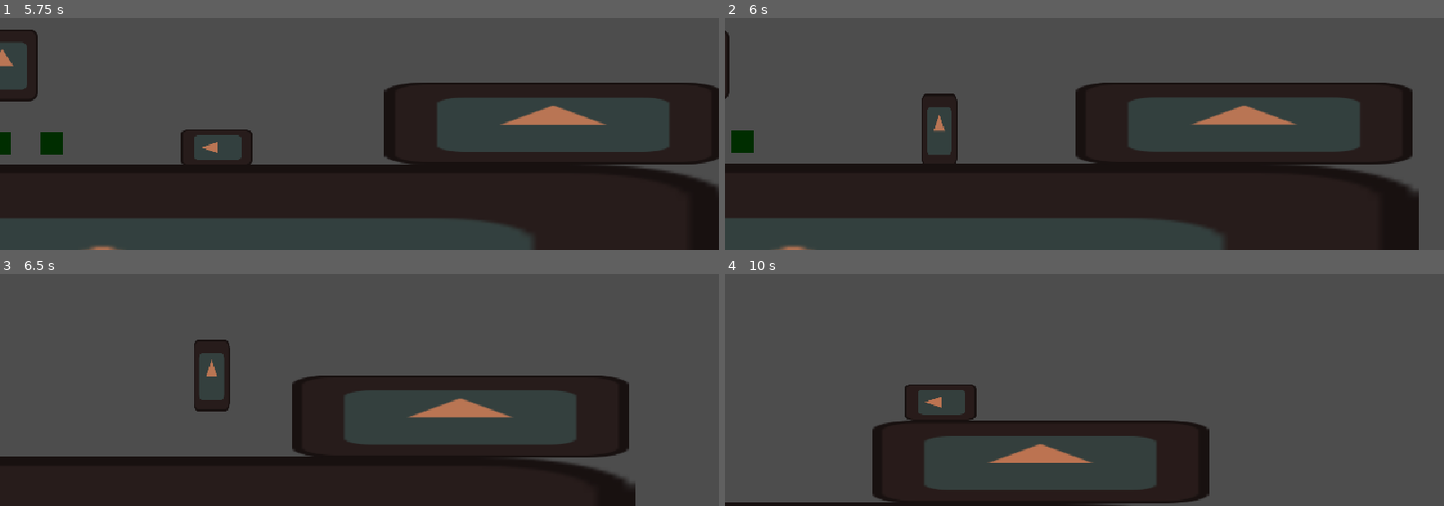
Above: before the commit, frames 1-4 (two rows, left to right).
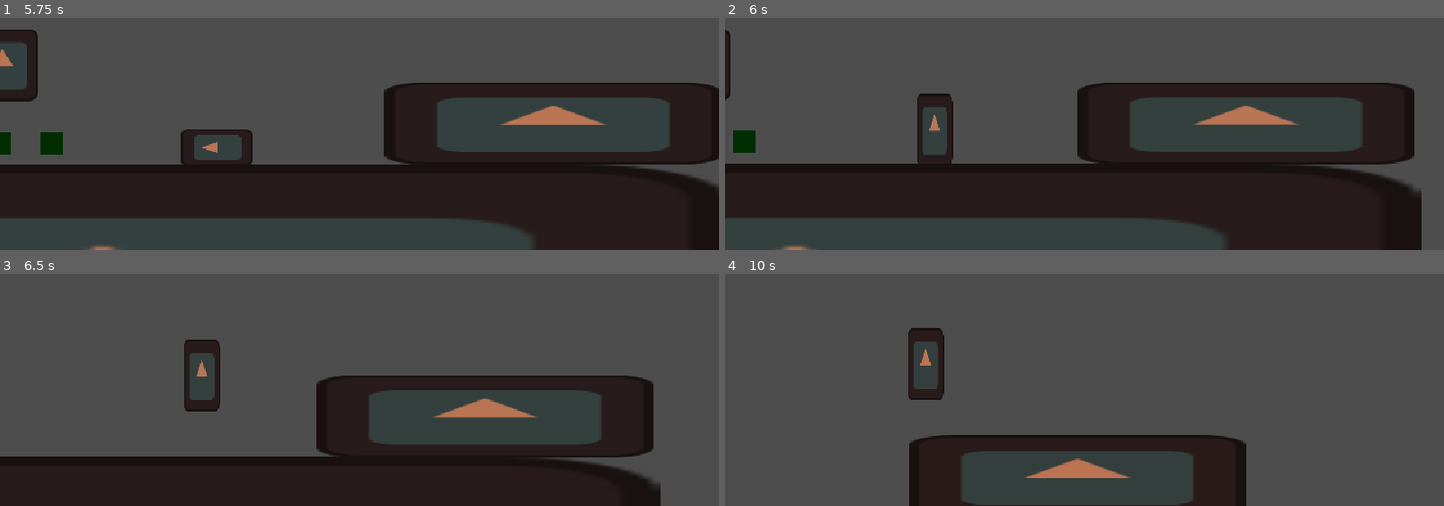
Above: after the commit, the same moments.

Repository: AlfredoCamarena/Protocolo-Ocaso
Game: Godot game, scene res://main/main.tscn
The game is run twice, just before and just after one commit, with the same random seed, the same clock (stepped at 60 frames per second) and the same inputs. The engine's default icon, where the game draws it, is replaced by a stand-in: a white triangle on a blue panel in a dark square.
Inputs:
- Up to frame 1 (5.75 s): tap Enter at 0.5 s; hold S (slide) 0.53-1.28 s; tap Space (jump) at 0.77, 1.52, 3.02, 3.77, 4.52 s; tap S (slide) at 1.35, 2.85, 4.35 s; hold S (slide) 2.03-2.78 s; hold S (slide) 3.53-4.28 s; hold S (slide) from 5.03 s (still down)
- Up to frame 2 (6 s): release S (slide) at 5.78 s; tap S (slide) at 5.85 s
- Up to frame 3 (6.5 s): tap Space (jump) at 6.02 s
- Up to frame 4 (10 s): hold S (slide) 6.53-7.28 s; tap Space (jump) at 6.77, 7.52, 8.75, 9.02, 9.77 s; tap S (slide) at 7.35, 8.85 s; hold S (slide) 8.03-8.78 s; hold S (slide) from 9.53 s (still down)

Frame 1 is identical in both runs. In frame 2, 1.3% of the frame differs, in the area x 0-97%, y 5-100%; in frame 3, 6.5%; in frame 4, 16%, in the area x 0-73%, y 23-100%.

Commit message:
hotfix: Perder vidas y velocidad al tocar un zombie

Diff:
--- a/player/player.gd
+++ b/player/player.gd
@@ -19,7 +19,7 @@
 		health_cmp.decrease_health(damage)
 		match health_cmp.lives:
 			2: running_speed = default_speed - 50
-			3: running_speed = default_speed - 100
+			1: running_speed = default_speed - 100
 		)
 
 
@@ -30,6 +30,7 @@
 
 func _ready() -> void:
 	_set_speeds()
+	_connect_signals()
 
 
 func _physics_process(_delta: float) -> void:
